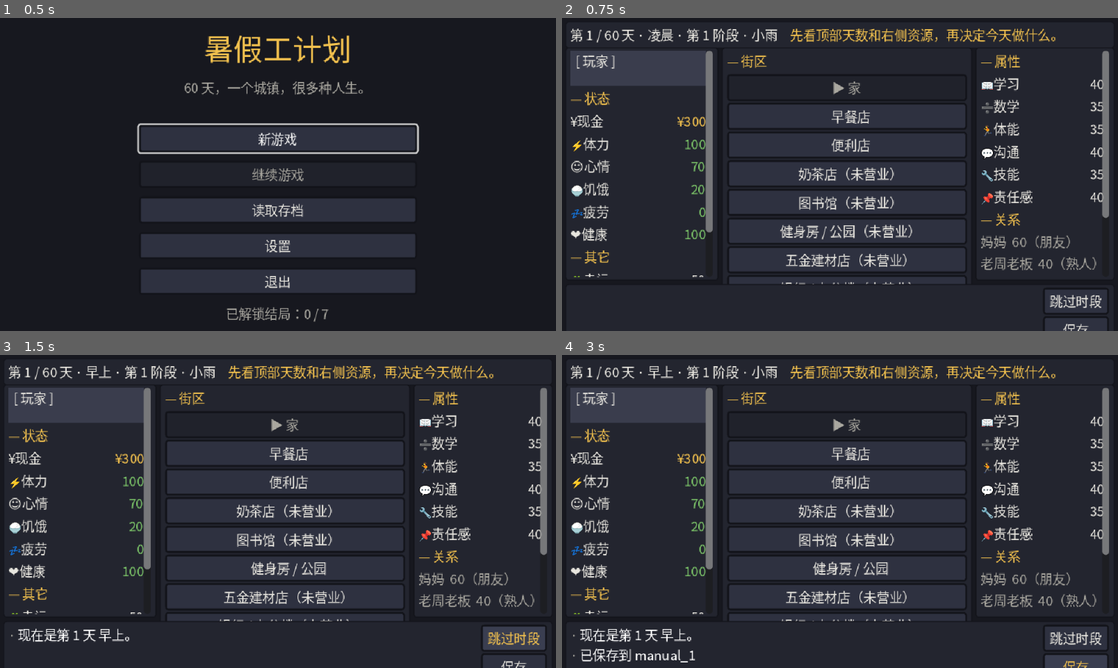
Above: before the commit, frames 1-4 (two rows, left to right).
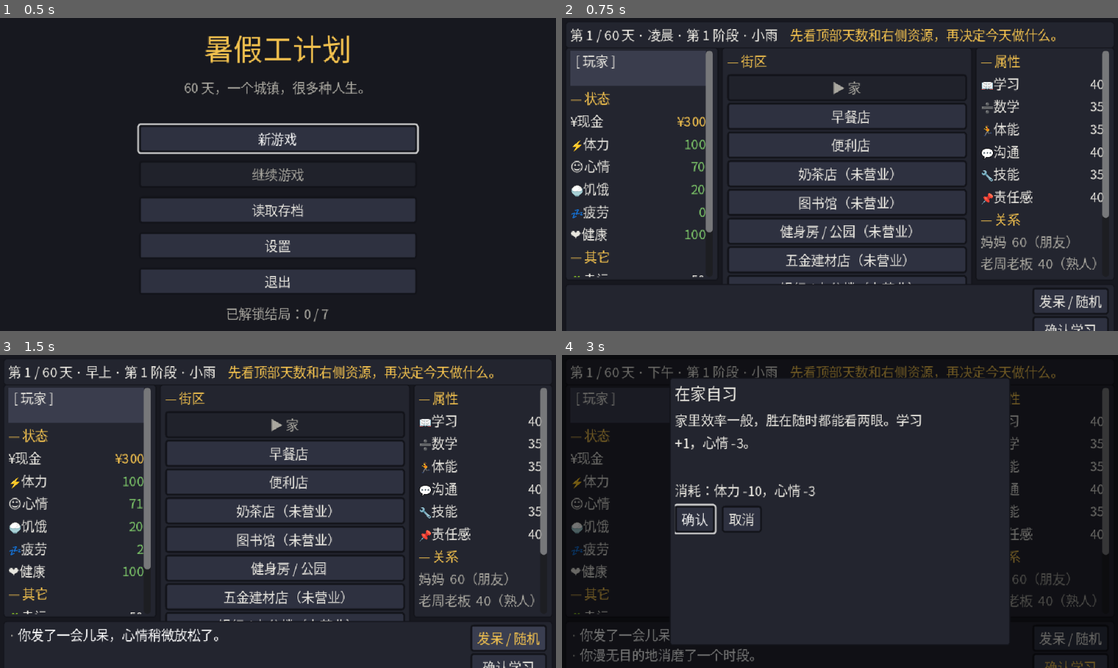
Above: after the commit, the same moments.

Repository: twilight0521/Summer-Job-Plan
Game: Godot game, scene res://scenes/boot/boot.tscn
The game is run twice, just before and just after one commit, with the same random seed, the same clock (stepped at 60 frames per second) and the same inputs.
Inputs (mouse positions are in pixels of both pictures, inside the frame that each line leads up to):
- Up to frame 1 (0.5 s): no input
- Up to frame 2 (0.75 s): click "新游戏" at 0.5 s
- Up to frame 3 (1.5 s): click "跳过时段" (after the commit: "发呆 / 随机") at 1.25 s
- Up to frame 4 (3 s): click "保存" (after the commit: "发呆 / 随机") at 2 s; click (1073, 667) at 2.75 s, where only the run after the commit has a clickable "确认学习"

Frame 1 is identical in both runs. In frame 2, 0.5% of the frame differs, in the area x 85-98%, y 86-100%; in frame 3, 1.4%; in frame 4, 49%, in the area x 0-100%, y 1-100%.

Commit message:
docs: add project README and changelog

Diff:
--- a/scripts/app/game_flow.gd
+++ b/scripts/app/game_flow.gd
@@ -274,10 +274,77 @@
 	return now >= int(range_arr[0]) and now <= int(range_arr[1])
 
 func rest_until_next_slot() -> void:
-	if state == null:
-		return
-	_advance_slot()
-	state_changed.emit()
+	idle_until_next_slot()
+
+## 不安排具体行动时的默认选择：发呆消磨一个时段；状态过差则自动睡着。
+func idle_until_next_slot() -> void:
+	if state == null:
+		return
+	var working := state.duplicate_state()
+	var forced_sleep := float(working.player.get("fatigue", 0)) >= 85.0 or float(working.player.get("energy", 0)) <= 10.0
+	if forced_sleep:
+		var sleep_result := schedule_system.sleep_and_end_day(working)
+		if not SaveRepository.save_auto(working):
+			message.emit("自动存档失败，未能进入睡眠状态。")
+			return
+		state = working
+		message.emit("你太累了，没能继续安排活动，直接睡着了。")
+		for msg in sleep_result.get("messages", []):
+			message.emit(str(msg))
+		_after_day_end(sleep_result)
+		state_changed.emit()
+		return
+
+	if RandomSource.chance(0.5):
+		working.add_player("mood", 1, "发呆放松")
+		working.add_player("fatigue", 2, "发呆")
+		message.emit("你发了一会儿呆，心情稍微放松了。")
+	else:
+		working.add_player("energy", -2, "发呆")
+		working.add_player("fatigue", 1, "发呆")
+		message.emit("你漫无目的地消磨了一个时段。")
+	var result := schedule_system.advance_slot(working)
+	if not SaveRepository.save_auto(working):
+		message.emit("自动存档失败，发呆未生效。")
+		return
+	state = working
+	if result.get("ended_day", false):
+		for msg in result.get("messages", []):
+			message.emit(str(msg))
+		_after_day_end(result)
+	state_changed.emit()
+
+## 当前地点按常用路线给出一个“确认”按钮对应的行动。
+func primary_location_action() -> Dictionary:
+	if state == null:
+		return {}
+	var preferred: Array = []
+	match state.location_id:
+		"breakfast_shop": preferred = ["breakfast_shift", "eat_breakfast"]
+		"library": preferred = ["math_study", "study_library"]
+		"home": preferred = ["tutor_shift", "study_home", "rest"]
+		"convenience_store": preferred = ["eat_convenience"]
+		"tea_shop": preferred = ["tea_shop_shift", "socialize"]
+		"gym_park": preferred = ["exercise"]
+		"hardware_store": preferred = ["construction_shift", "collect_scrap"]
+		"bank_office": preferred = ["accounting_shift", "apply_accounting"]
+		"commercial_street": preferred = ["stroll", "socialize"]
+	for action_id in preferred:
+		if not ContentLoader.get_action(action_id).is_empty() and action_system.is_available(state, action_id):
+			return {"action_id": action_id, "label": _primary_action_label(action_id), "preview": action_preview(action_id)}
+	return {}
+
+func _primary_action_label(action_id: String) -> String:
+	match action_id:
+		"breakfast_shift", "tea_shop_shift", "construction_shift", "tutor_shift", "accounting_shift": return "确认工作"
+		"math_study", "study_library", "study_home", "take_exam": return "确认学习"
+		"exercise": return "确认锻炼"
+		"stroll", "socialize": return "确认社交"
+		"eat_breakfast", "eat_convenience": return "确认吃饭"
+		"rest": return "确认休息"
+		"collect_scrap": return "确认捡废品"
+		"apply_accounting": return "确认申请"
+	return "确认行动"
 
 func sleep_now() -> void:
 	if state == null:
--- a/scripts/ui/game.gd
+++ b/scripts/ui/game.gd
@@ -12,6 +12,7 @@
 var log_label: RichTextLabel
 var top_label: Label
 var tip_label: Label
+var primary_action_button: Button
 var overlay: Control
 var _modal_open: bool = false
 var _last_phase: int = 0
@@ -180,8 +181,8 @@
 	var buttons := VBoxContainer.new()
 	buttons.add_theme_constant_override("separation", 2)
 	hbox.add_child(buttons)
-	_add_small_button(buttons, "跳过时段", func(): GameFlow.rest_until_next_slot())
-	_add_small_button(buttons, "保存", func(): GameFlow.save_manual("manual_1"))
+	_add_small_button(buttons, "发呆 / 随机", func(): GameFlow.idle_until_next_slot())
+	primary_action_button = _add_small_button(buttons, "确认行动", _on_primary_action_pressed)
 	_add_small_button(buttons, "标题", func(): get_tree().change_scene_to_file("res://scenes/title/title.tscn"))
 
 func _section(text: String) -> Label:
@@ -205,11 +206,12 @@
 	store[field] = value_label
 	return row
 
-func _add_small_button(parent: Control, text: String, handler: Callable) -> void:
+func _add_small_button(parent: Control, text: String, handler: Callable) -> Button:
 	var btn := Button.new()
 	btn.text = text
 	btn.pressed.connect(handler)
 	parent.add_child(btn)
+	return btn
 
 # ---------------------------------------------------------------------------
 # 刷新
@@ -236,6 +238,7 @@
 
 	_refresh_locations()
 	_refresh_actions()
+	_refresh_primary_action()
 	_refresh_relationships()
 	if not _modal_open:
 		_focus_first_action()
@@ -290,6 +293,21 @@
 		var first := action_box.get_child(0)
 		if first is Control:
 			first.grab_focus()
+
+func _refresh_primary_action() -> void:
+	if primary_action_button == null:
+		return
+	var candidate := GameFlow.primary_location_action()
+	primary_action_button.disabled = candidate.is_empty()
+	primary_action_button.text = str(candidate.get("label", "确认行动")) if not candidate.is_empty() else "当前无可确认行动"
+	if not candidate.is_empty():
+		primary_action_button.tooltip_text = _preview_tooltip(candidate.get("preview", {}))
+
+func _on_primary_action_pressed() -> void:
+	var candidate := GameFlow.primary_location_action()
+	if candidate.is_empty():
+		return
+	_on_action_pressed(str(candidate.get("action_id", "")), candidate.get("preview", {}))
 
 func _refresh_relationships() -> void:
 	for child in rel_box.get_children():
Not shown, added: CHANGELOG.md
Not shown, added: README.md
